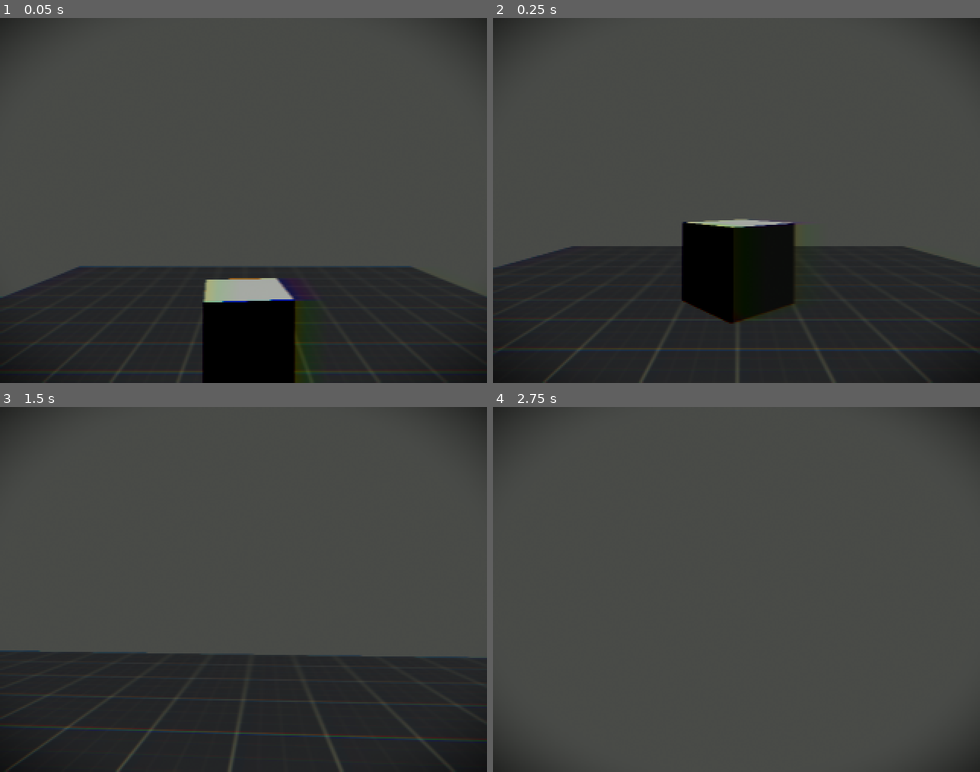
Above: before the commit, frames 1-4 (two rows, left to right).
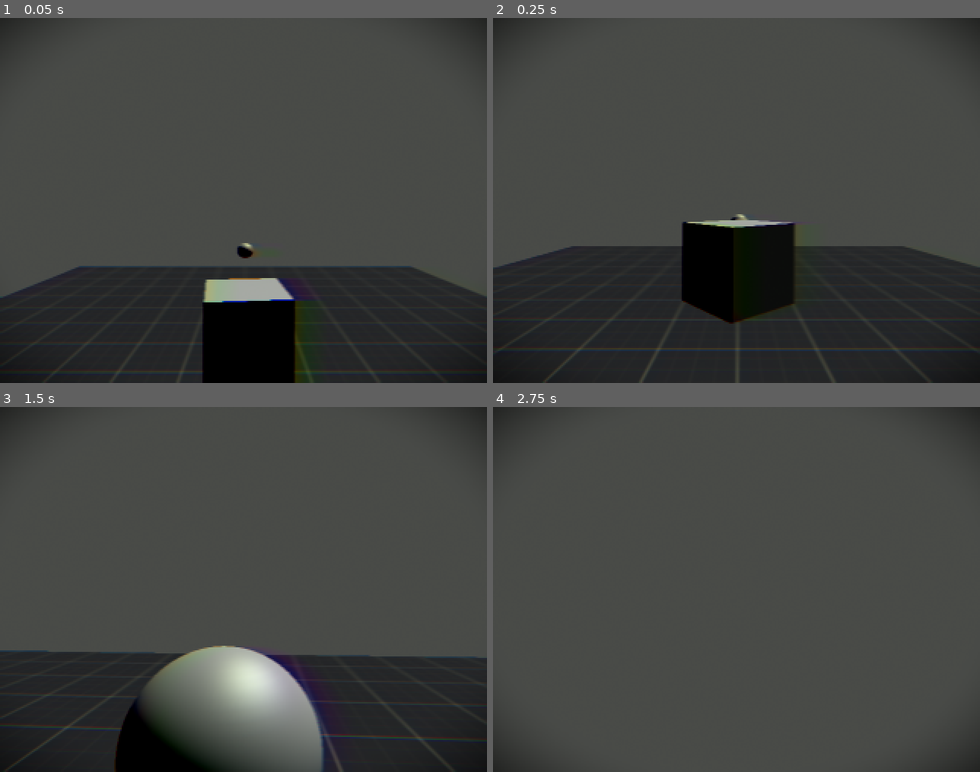
Above: after the commit, the same moments.

Repository: SpaceMoreDev/project_butterfly
Game: Godot game, scene res://Scene/node_3d.tscn
The game is run twice, just before and just after one commit, with the same random seed, the same clock (stepped at 60 frames per second) and the same inputs.
Inputs (mouse positions are in pixels of both pictures, inside the frame that each line leads up to):
- Up to frame 1 (0.05 s): no input
- Up to frame 2 (0.25 s): no input
- Up to frame 3 (1.5 s): move the mouse to (267, 589) at 0.52 s; hold Shift (sprint) 0.53-1.28 s; hold W (move_forward) from 0.53 s (still down); tap Space (jump) at 0.77 s; move the mouse to (219, 589) at 1.27 s; tap Shift (sprint) at 1.35 s
- Up to frame 4 (2.75 s): keep holding W (move_forward); tap Space (jump) at 1.52 s; move the mouse to (746, 582) at 2.02 s; hold Shift (sprint) from 2.03 s (still down)

The runs differ from the first frame. In frame 1, 0.1% of the frame differs, in the area x 48-53%, y 61-66%; in frame 2, less than 0.1%; in frame 3, 11%, in the area x 8-98%, y 65-100%; in frame 4, nothing differs.

Commit message:
added butterflies random movement

Diff:
--- a/Player/Head.gd
+++ b/Player/Head.gd
@@ -14,7 +14,7 @@
 var can_look = true
 
 @export_group("HeadBob")
-@export var headbob_frequency :=2.0
+@export var headbob_frequency :=3.0
 @export var headbob_amplitude :=0.2
 @export var headbob_time :=0.0
 @export var vel_length :=0.0
--- a/Player/Head.tscn
+++ b/Player/Head.tscn
@@ -4,18 +4,23 @@
 [ext_resource type="Script" uid="uid://drd7e2dp6nt0w" path="res://Scene/camera_shake.gd" id="2_irtxf"]
 
 [node name="Head" type="Node3D" unique_id=955601237]
+physics_interpolation_mode = 1
 transform = Transform3D(1, 0, 0, 0, 1, 0, 0, 0, 1, 0, 0.64, 0)
 script = ExtResource("1_enjfg")
 
 [node name="Camera" type="Camera3D" parent="." unique_id=1478984677]
+physics_interpolation_mode = 1
 current = true
 fov = 60.0
 
 [node name="Hand" type="Node3D" parent="." unique_id=1287922249]
+physics_interpolation_mode = 1
 
 [node name="CameraShake" type="Node3D" parent="." unique_id=5202881 node_paths=PackedStringArray("camera")]
+physics_interpolation_mode = 1
 transform = Transform3D(1, 0, 3.5527137e-15, 0, 1, 8.881784e-16, 0, 0, 1, 0, 0, 0)
 script = ExtResource("2_irtxf")
 camera = NodePath("../Camera")
 
 [node name="HeadBob" type="Node3D" parent="." unique_id=1905633388]
+physics_interpolation_mode = 1
--- a/Player/Player.tscn
+++ b/Player/Player.tscn
@@ -6,15 +6,21 @@
 [ext_resource type="Script" uid="uid://cw5aospvvf7fp" path="res://Player/interaction.gd" id="4_8g4oa"]
 
 [node name="Player" unique_id=1117564067 node_paths=PackedStringArray("camera") instance=ExtResource("1_t1jcr")]
+physics_interpolation_mode = 1
 speed = 5
 camera = NodePath("Head")
+
+[node name="Collision" parent="." index="0"]
+physics_interpolation_mode = 1
 
 [node name="Head" parent="." index="1" unique_id=315625654 instance=ExtResource("2_41iu1")]
 
 [node name="Sprint" type="Node" parent="." index="2" unique_id=1121165758]
+physics_interpolation_mode = 1
 script = ExtResource("3_bgqcu")
 sprint_speed = 7
 
 [node name="Interaction" type="Node3D" parent="." index="3" unique_id=1300558987]
 process_mode = 4
+physics_interpolation_mode = 1
 script = ExtResource("4_8g4oa")
--- /dev/null
+++ b/Scene/butterfly.gd
@@ -0,0 +1,45 @@
+extends Node3D
+class_name ButterFly
+
+# get random point.
+# move lerp to the point.
+# when in range of a landing collider the butterfly will land.
+# repeat
+@onready var nav_agent :NavigationAgent3D = $NavigationAgent3D
+var height : float = -1
+var move_speed : float = -1
+
+var random_point : Vector3
+var nav : NavigationRegion3D
+var target_pos : Vector3 = Vector3.ZERO
+
+
+func _ready() -> void:
+	nav = get_tree().get_first_node_in_group("navmesh") as NavigationRegion3D
+
+	height = Global.butterflies_height
+	move_speed = Global.butterflies_speed
+
+	get_random_pos()
+
+
+func get_random_pos():
+	random_point = NavigationServer3D.map_get_random_point(nav.get_navigation_map(), 1, false)
+	(nav_agent as NavigationAgent3D).target_position = random_point
+
+
+
+func move_vec(tar_vec, weight)-> Vector3:
+	var new_vec = global_position
+	var dir = global_position.direction_to(tar_vec)
+	var tar = global_position+dir
+
+	new_vec = new_vec.move_toward(tar, weight)
+	return Vector3(new_vec.x,height,new_vec.z)
+
+func _physics_process(delta: float) -> void:
+	if nav_agent.is_navigation_finished():
+		get_random_pos()
+
+	var next_pos = nav_agent.get_next_path_position()
+	global_position = move_vec(next_pos, move_speed * delta)
--- a/Scene/camera_shake.gd
+++ b/Scene/camera_shake.gd
@@ -1,7 +1,7 @@
 extends Node3D
 @export var camera: Camera3D
 @export var randomStrength:float = 0.25
-@export var shakeFade:float = 5.0
+@export var shakeFade:float = 10.0
 
 var rng = RandomNumberGenerator.new()
 
@@ -17,7 +17,8 @@
 	if Input.is_action_just_pressed("shake_test"):
 		apply_shake()
 
-	if shake_strength>0:
+	if  !is_zero_approx(shake_strength):
+
 		shake_strength = lerpf(shake_strength,0,shakeFade*delta)
 		var randomoffset =  randomOffset()
 		camera.h_offset = randomoffset.x
--- a/Scene/node_3d.tscn
+++ b/Scene/node_3d.tscn
@@ -6,6 +6,7 @@
 [ext_resource type="Shader" uid="uid://b1pg71a23bxt4" path="res://shaders/pixelize.gdshader" id="2_pn03a"]
 [ext_resource type="Texture2D" uid="uid://doe8bl58epvia" path="res://prototype textures/Dark/texture_01.png" id="4_yec6x"]
 [ext_resource type="PackedScene" uid="uid://bdupkh0grwy27" path="res://Player/Player.tscn" id="5_yec6x"]
+[ext_resource type="Script" uid="uid://bwv8yvtd4wijj" path="res://Scene/butterfly.gd" id="7_fh2dk"]
 
 [sub_resource type="BoxMesh" id="BoxMesh_aeui4"]
 
@@ -33,6 +34,10 @@
 shader_parameter/tint_strength = 0.15
 shader_parameter/viewport_size_override = Vector2(0, 0)
 
+[sub_resource type="NavigationMesh" id="NavigationMesh_aeui4"]
+vertices = PackedVector3Array(-1.0288086, 0.437, -1.2960205, 0.2211914, 0.437, -2.2960205, 0.2211914, 0.437, -6.2960205, -8.528809, 0.437, -6.2960205, -8.528809, 0.437, 0.20397949, -1.0288086, 0.437, 0.20397949, 1.2211914, 0.437, -1.0460205, 8.471191, 0.437, -0.046020508, 8.471191, 0.437, -6.2960205, 0.9711914, 0.437, -0.2960205, 0.2211914, 0.437, 0.9539795, 0.2211914, 0.437, 6.2039795, 8.471191, 0.437, 6.2039795, -8.528809, 0.437, 6.2039795)
+polygons = [PackedInt32Array(1, 0, 2), PackedInt32Array(2, 0, 3), PackedInt32Array(3, 0, 4), PackedInt32Array(0, 5, 4), PackedInt32Array(1, 2, 6), PackedInt32Array(6, 2, 8), PackedInt32Array(6, 8, 7), PackedInt32Array(7, 9, 6), PackedInt32Array(10, 9, 11), PackedInt32Array(11, 9, 7), PackedInt32Array(11, 7, 12), PackedInt32Array(10, 11, 5), PackedInt32Array(5, 11, 4), PackedInt32Array(4, 11, 13)]
+
 [sub_resource type="StandardMaterial3D" id="StandardMaterial3D_suw74"]
 albedo_texture = ExtResource("4_yec6x")
 uv1_scale = Vector3(0.5, 0.5, 0.5)
@@ -44,6 +49,10 @@
 [sub_resource type="ConcavePolygonShape3D" id="ConcavePolygonShape3D_v03h0"]
 data = PackedVector3Array(-9.0288, 0.063, 6.796, 9.0288, 0.063, 6.796, -9.0288, -0.063, 6.796, 9.0288, 0.063, 6.796, 9. …(752 unchanged characters)…
 
+[sub_resource type="SphereMesh" id="SphereMesh_aeui4"]
+
+[sub_resource type="SphereShape3D" id="SphereShape3D_suw74"]
+
 [node name="Node3D" type="Node3D" unique_id=1053958250]
 script = ExtResource("1_suw74")
 
@@ -51,6 +60,7 @@
 transform = Transform3D(0.10628059, -0.9660936, 0.23530313, 0.39767686, 0.25819203, 0.8804487, -0.9113493, 0, 0.41163388, 2.7018065, 1.0511191, 1.5195262)
 
 [node name="MeshInstance3D" type="MeshInstance3D" parent="." unique_id=224427617]
+physics_interpolation_mode = 1
 mesh = SubResource("BoxMesh_aeui4")
 script = ExtResource("1_5ycrs")
 
@@ -92,15 +102,38 @@
 grow_horizontal = 2
 grow_vertical = 2
 
-[node name="MeshInstance3D2" type="MeshInstance3D" parent="." unique_id=174169684]
+[node name="NavigationRegion3D" type="NavigationRegion3D" parent="." unique_id=1820703032 groups=["navmesh"]]
 transform = Transform3D(1, 0, 3.5527137e-15, 0, 1, 8.881784e-16, 0, 0, 1, 0.0070254803, -1.1687949, 1.4210855e-14)
+navigation_mesh = SubResource("NavigationMesh_aeui4")
+
+[node name="MeshInstance3D2" type="MeshInstance3D" parent="NavigationRegion3D" unique_id=174169684]
 material_override = SubResource("StandardMaterial3D_suw74")
 mesh = SubResource("BoxMesh_dpcb8")
 
-[node name="StaticBody3D" type="StaticBody3D" parent="MeshInstance3D2" unique_id=611792758]
+[node name="StaticBody3D" type="StaticBody3D" parent="NavigationRegion3D/MeshInstance3D2" unique_id=611792758]
 
-[node name="CollisionShape3D" type="CollisionShape3D" parent="MeshInstance3D2/StaticBody3D" unique_id=1929683140]
+[node name="CollisionShape3D" type="CollisionShape3D" parent="NavigationRegion3D/MeshInstance3D2/StaticBody3D" unique_id=1929683140]
 shape = SubResource("ConcavePolygonShape3D_v03h0")
+
+[node name="NavigationObstacle3D" type="NavigationObstacle3D" parent="NavigationRegion3D" unique_id=1004413606]
+vertices = PackedVector3Array(-0.98439425, 0, 0.37615728, 0.38706428, 0, 0.8830409, 1.2576739, 0, -0.7477672, 0.50138223, 0, -2.28726, -0.9037226, 0, -1.3464227)
+affect_navigation_mesh = true
+carve_navigation_mesh = true
 
 [node name="Player" parent="." unique_id=1117564067 instance=ExtResource("5_yec6x")]
 transform = Transform3D(-4.371139e-08, 0, -1, 0, 1, 0, 1, 0, -4.371139e-08, -4, 1, 0)
+
+[node name="butterfly" type="Node3D" parent="." unique_id=718869532]
+transform = Transform3D(1, 0, 0, 0, 1, 0, 0, 0, 1, 5, 0, 0)
+script = ExtResource("7_fh2dk")
+
+[node name="MeshInstance3D" type="MeshInstance3D" parent="butterfly" unique_id=1102692784]
+transform = Transform3D(0.415, 0, 0, 0, 0.415, 0, 0, 0, 0.415, 0, 0, 0)
+mesh = SubResource("SphereMesh_aeui4")
+
+[node name="area" type="Area3D" parent="butterfly/MeshInstance3D" unique_id=1633521959]
+
+[node name="CollisionShape3D" type="CollisionShape3D" parent="butterfly/MeshInstance3D/area" unique_id=393666757]
+shape = SubResource("SphereShape3D_suw74")
+
+[node name="NavigationAgent3D" type="NavigationAgent3D" parent="butterfly" unique_id=865666023]
--- /dev/null
+++ b/Scripts/Global_.gd
@@ -0,0 +1,4 @@
+extends Node
+
+var butterflies_height : float = 0.2
+var butterflies_speed : float = 2.0
--- a/project.godot
+++ b/project.godot
@@ -15,11 +15,19 @@
 config/features=PackedStringArray("4.7", "Forward Plus")
 config/icon="res://icon.svg"
 
+[autoload]
+
+Global="*uid://4ldtiuigkpsq"
+
 [display]
 
 window/size/viewport_width=640
 window/size/viewport_height=480
 window/stretch/mode="viewport"
+
+[global_group]
+
+navmesh=""
 
 [input]
 
Not shown, added: Scene/butterfly.gd.uid
Not shown, added: Scripts/Global_.gd.uid
Not shown, changed: export_presets.cfg
